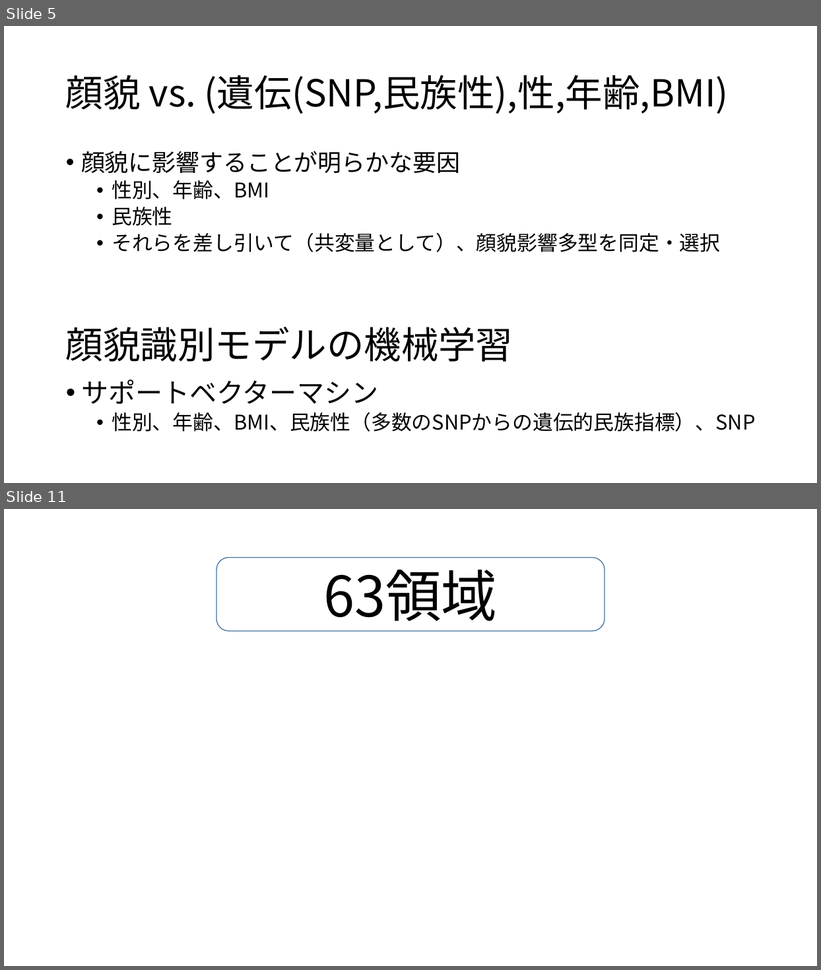
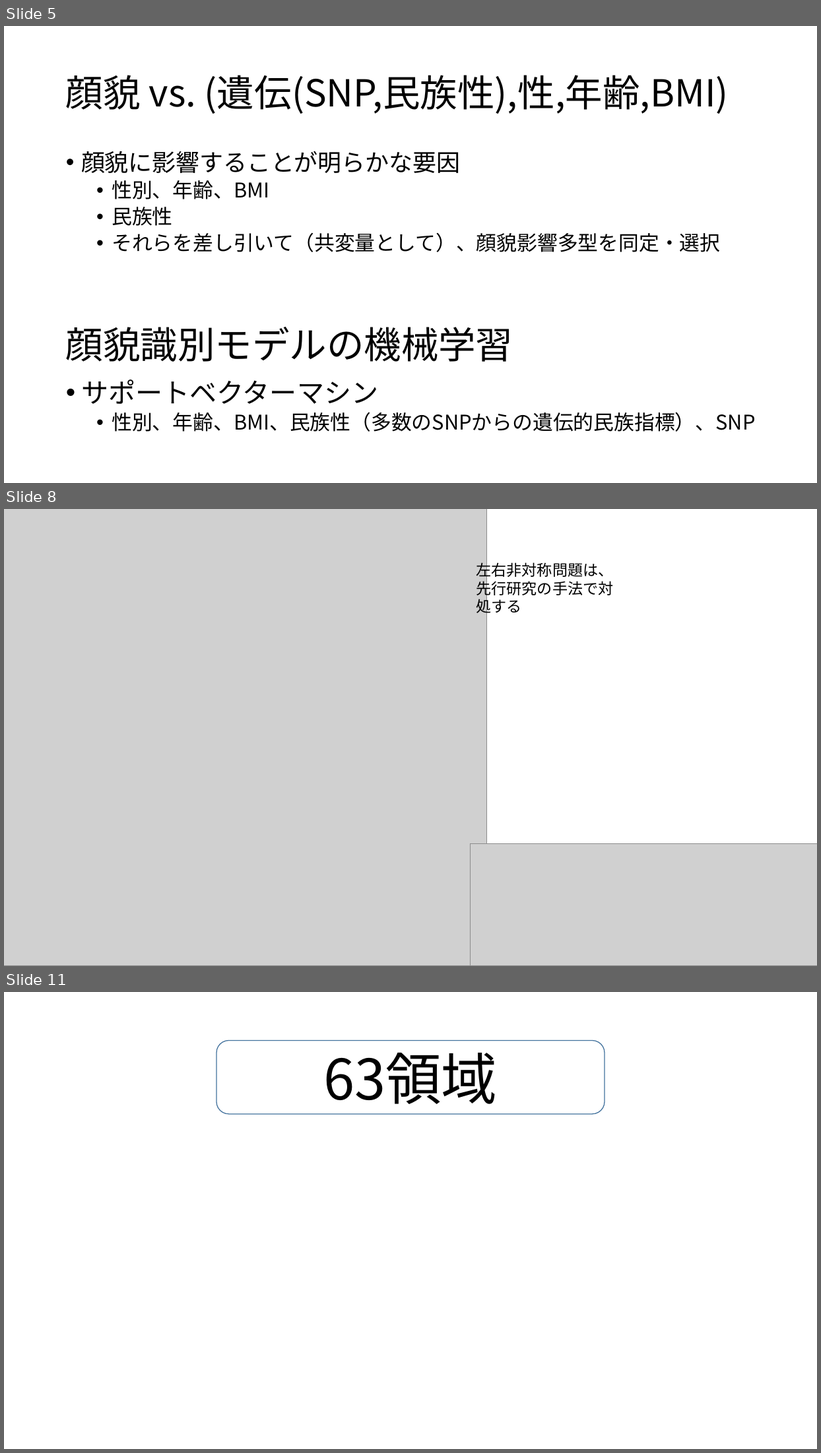
Before and after one commit to ryamada22/atom, a slide deck: Lectures2019/FacialDNA.pptx. Shown one above the other, each under a label of ours: slides 5 and 11 before the commit, slides 5, 8 and 11 after it; the slides between them are not shown. The pictures are 821x970 and 821x1453 pixels, drawn with LibreOffice and Linux fonts; fonts in the diff are those of the drawing; grey boxes stand for pictures; background and template pictures are left out. Boxes give left, top, right and bottom in pixels: in the first picture for what was removed or moved away, otherwise in the second. Text is boxed around its words. In the diff, an @@ line names an element or a change of style, - is before the commit and + after.

```diff
--- a/Lectures2019/FacialDNA.pptx
+++ b/Lectures2019/FacialDNA.pptx
@@ slide 8 added at box(4, 509, 817, 966), background #FFFFFF @@
@@ picture added at box(4, 509, 487, 966) @@
@@ text added at box(477, 560, 614, 616), 18 pt, text #000000 @@
+左右非対称問題は、先行研究の手法で対処する
@@ picture added at box(471, 844, 817, 966) @@
```
Also in this commit, not shown: 2 slides changed, 2 other slides added, 3 slides removed.
